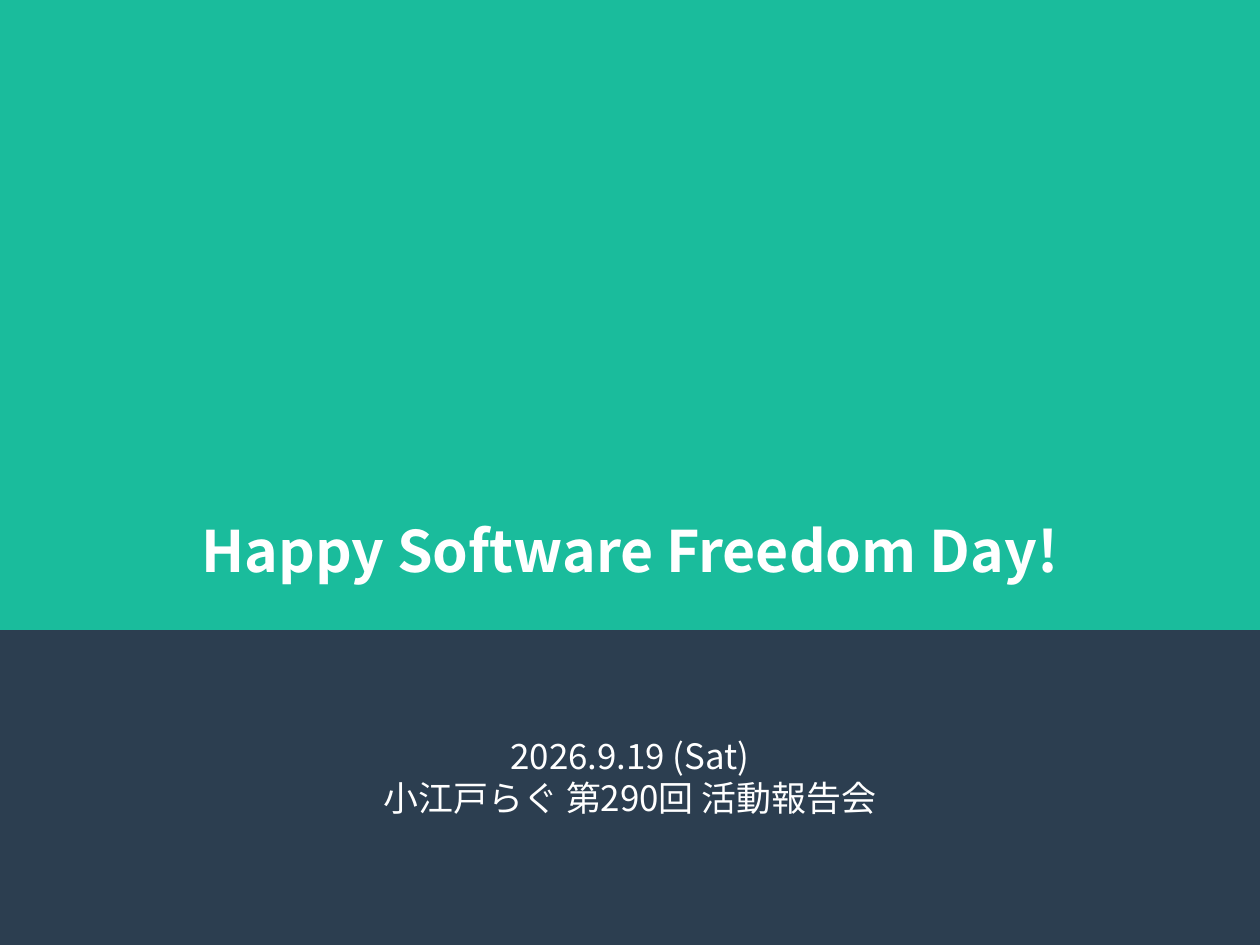
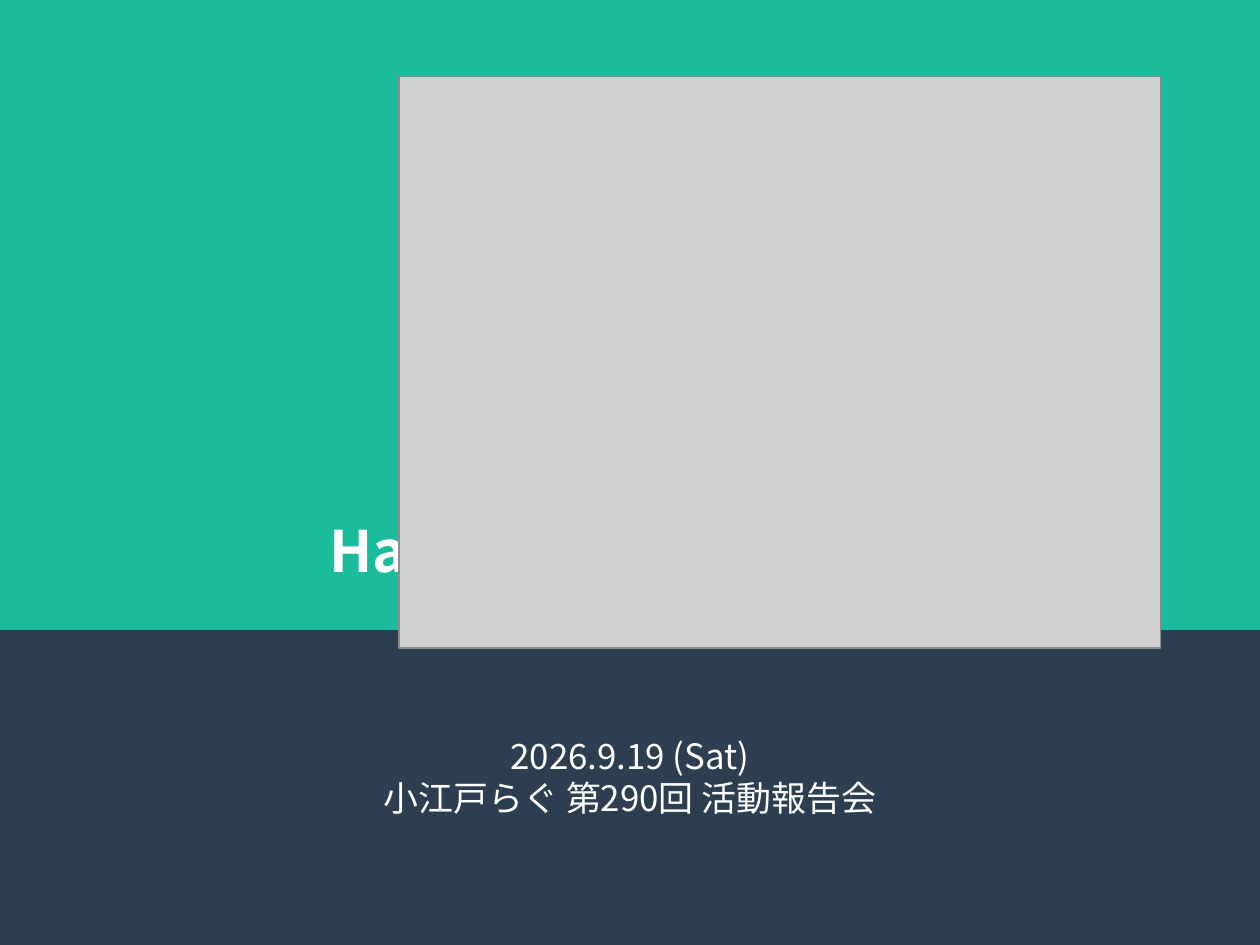
Before and after one commit to naruoga/presentations, a slide deck: slide 1 of SFD2026_Koedo_Sep.odp. Drawn at 1260x945 pixels with LibreOffice and Linux fonts; fonts in the diff are those of the drawing; grey boxes stand for pictures. Boxes give left, top, right and bottom in pixels: in the first picture for what was removed or moved away, otherwise in the second. Text is boxed around its words. In the diff, an @@ line names an element or a change of style, - is before the commit and + after.

```diff
--- a/SFD2026_Koedo_Sep.odp
+++ b/SFD2026_Koedo_Sep.odp
@@ picture added at (x1=399, y1=77, x2=1162, y2=648) @@
@@ title at (x1=329, y1=514, x2=512, y2=587): text changed @@
-Happy Software Freedom Day!
+Happy
```
Also in this commit, not shown: 1 slide added, 1 slide removed.
